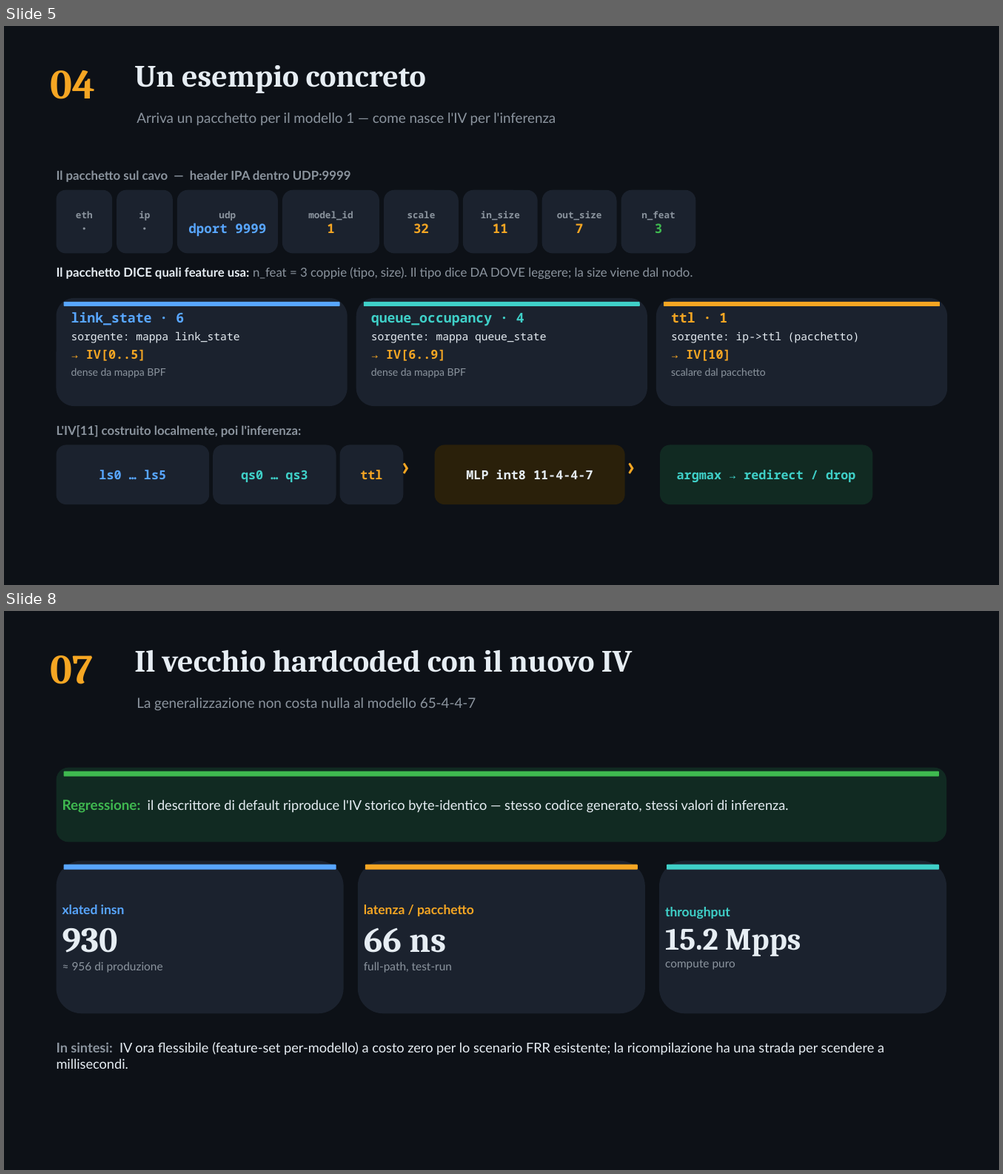
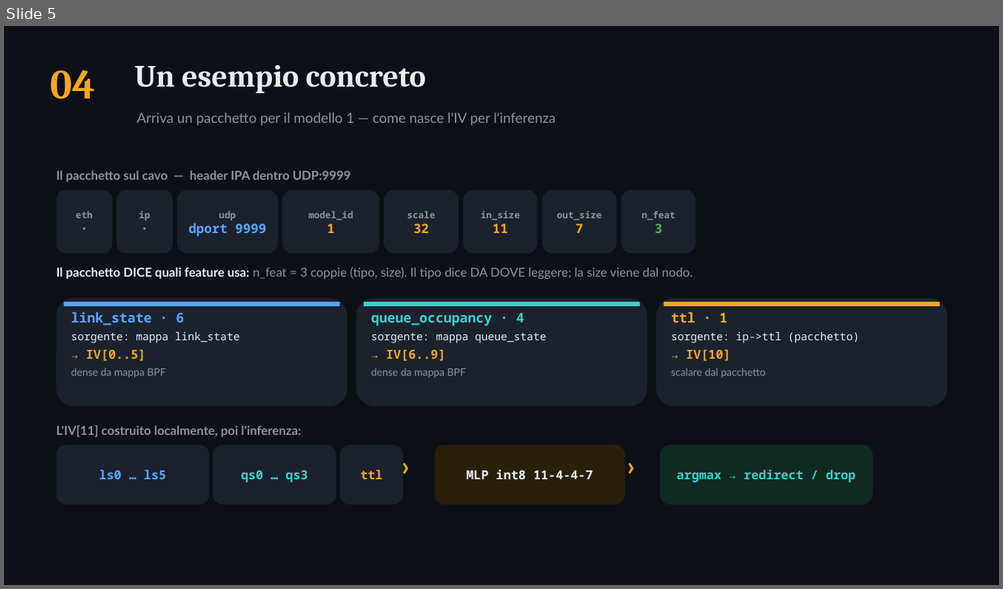
Before and after one commit to ettore-cantile/ipa_lab, a slide deck: docs/IPA_hardcoded_IV_ricompilazione.pptx. Shown one above the other, each under a label of ours: slides 5 and 8 before the commit, slide 5 after it; the slides between them are not shown. The pictures are 1003x1174 and 1003x589 pixels, drawn with LibreOffice and Linux fonts; fonts in the diff are those of the drawing. Boxes give left, top, right and bottom in pixels: in the first picture for what was removed or moved away, otherwise in the second. Text is boxed around its words. In the diff, an @@ line names an element or a change of style, - is before the commit and + after.

```diff
--- a/docs/IPA_hardcoded_IV_ricompilazione.pptx
+++ b/docs/IPA_hardcoded_IV_ricompilazione.pptx
@@ slide 8 removed at [4, 611, 999, 1170], background #FFFFFF @@
@@ rectangle removed at [4, 611, 999, 1170] @@
@@ text removed at [134, 649, 632, 672] @@
-Il vecchio hardcoded con il nuovo IV
@@ text removed at [50, 655, 92, 684] @@
-07
@@ text removed at [136, 698, 476, 711] @@
-La generalizzazione non costa nulla al modello 65-4-4-7
@@ rounded rectangle removed at [57, 768, 946, 843] @@
@@ rounded rectangle removed at [64, 772, 939, 777] @@
@@ text removed at [62, 800, 788, 813] @@
-Regressione: il descrittore di default riproduce l'IV storico byte-identico — stesso codice generato, stessi valori di inferenza.
@@ rounded rectangle removed at [57, 861, 344, 1014] @@
@@ rounded rectangle removed at [64, 865, 336, 870] @@
@@ rounded rectangle removed at [358, 861, 645, 1014] @@
@@ rounded rectangle removed at [365, 865, 637, 870] @@
@@ rounded rectangle removed at [659, 861, 946, 1014] @@
@@ rounded rectangle removed at [666, 865, 939, 870] @@
@@ text removed at [62, 905, 163, 973] @@
-xlated insn
-930
-≈ 956 di produzione
@@ text removed at [364, 905, 474, 973] @@
-latenza / pacchetto
-66 ns
-full-path, test-run
@@ text removed at [665, 907, 800, 970] @@
-throughput
-15.2 Mpps
-compute puro
@@ text removed at [57, 1042, 884, 1069] @@
-In sintesi: IV ora flessibile (feature-set per-modello) a costo zero per lo scenario FRR esistente; la ricompilazione ha una strada per scendere a millisecondi.
```
Also in this commit, not shown: 1 slide changed, 6 slides added, 2 other slides removed.
